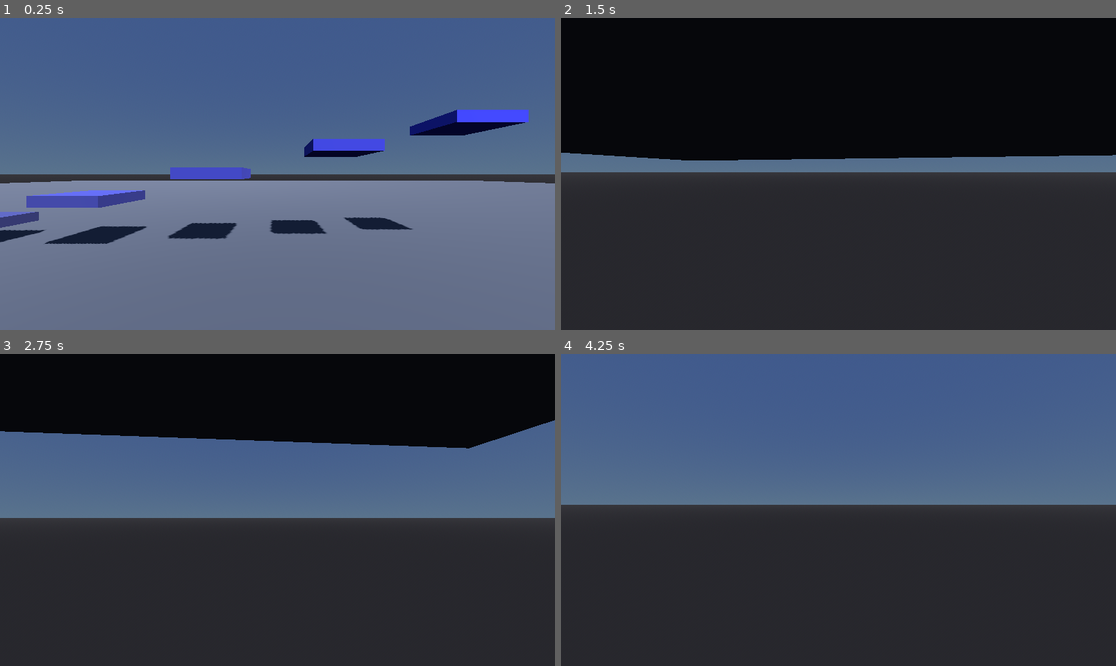
Above: before the commit, frames 1-4 (two rows, left to right).
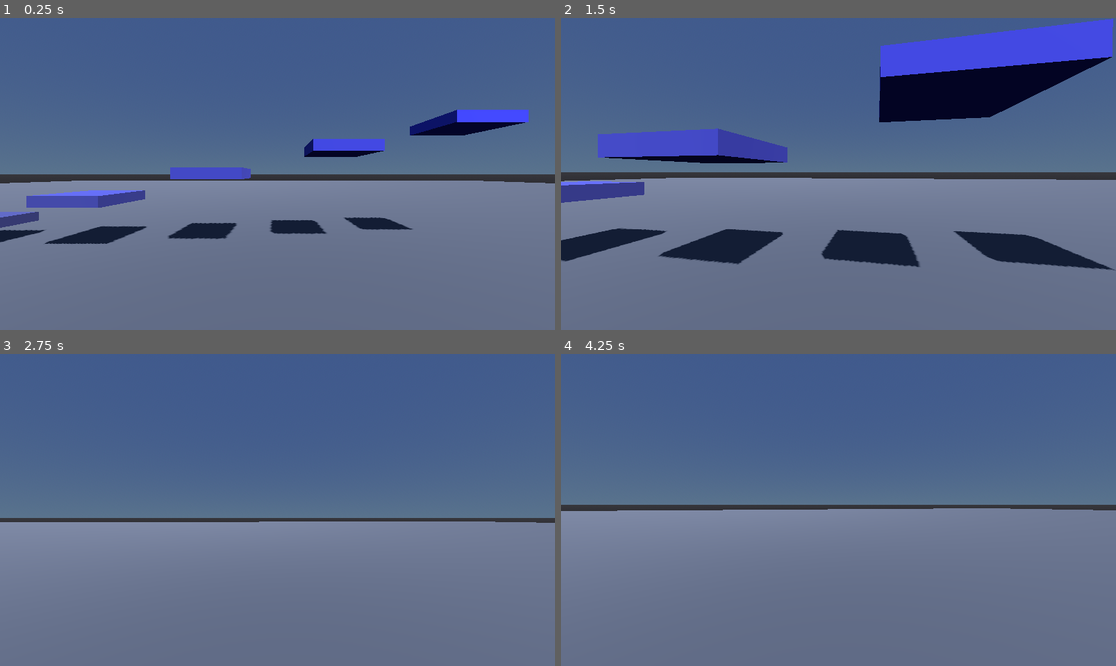
Above: after the commit, the same moments.

Repository: Player-2048/RoboShooter
Game: Godot game, scene res://scenes/test_arena.tscn
Two runs of this game, one before a commit and one after it. Both use one fixed random seed, a clock stepped at 60 frames per second and the inputs below.
Inputs (mouse positions are in pixels of both pictures, inside the frame that each line leads up to):
- Up to frame 1 (0.25 s): no input
- Up to frame 2 (1.5 s): tap Enter (ui_accept) at 0.5, 0.77 s; move the mouse to (866, 174) at 0.52 s; hold Shift (sprint) 0.53-1.28 s; hold W (move_forward) from 0.53 s (still down); move the mouse to (810, 174) at 1.27 s; tap Shift (sprint) at 1.35 s
- Up to frame 3 (2.75 s): keep holding W (move_forward); tap Enter (ui_accept) at 1.52 s; move the mouse to (288, 503) at 2.02 s; hold Shift (sprint) from 2.03 s (still down)
- Up to frame 4 (4.25 s): keep holding W (move_forward); move the mouse to (832, 516) at 2.77 s; release Shift (sprint) at 2.78 s; tap Shift (sprint) at 2.85 s; tap Enter (ui_accept) at 3.02, 3.77 s; move the mouse to (877, 513) at 3.52 s; hold Shift (sprint) from 3.53 s (still down)

The runs differ from the first frame. In frame 2, 83% of the frame differs, in the area x 0-100%, y 0-100%; in frame 3, 73%; in frame 4, 50%.

Commit message:
修复地面碰撞：CSGBox3D → StaticBody3D
场景中所有物体从 CSGBox3D 改为 StaticBody3D + CollisionShape3D + MeshInstance3D 组合，
解决了 headless 模式下 CSG 碰撞体不可靠导致玩家无限下坠的问题。

Diff:
--- a/project.godot
+++ b/project.godot
@@ -1,5 +1,10 @@
 ; Engine configuration file.
-; It's best edited using the editor UI and not directly.
+; It's best edited using the editor UI and not directly,
+; since the parameters that go here are not all obvious.
+;
+; Format:
+;   [section] ; section goes between []
+;   param=value ; assign values to parameters
 
 config_version=5
 
@@ -9,6 +14,7 @@
 config/description="A remote-controlled robot FPS game built with Godot."
 config/version="0.1.0"
 run/main_scene="res://scenes/test_arena.tscn"
+config/features=PackedStringArray("4.6")
 config/icon="res://icon.svg"
 
 [display]
@@ -56,7 +62,6 @@
 
 [physics]
 
-3d/default_gravity=9.8
 3d/run_on_separate_thread=true
 
 [rendering]
--- a/scenes/test_arena.tscn
+++ b/scenes/test_arena.tscn
@@ -17,43 +17,115 @@
 ambient_light_source = 3
 ambient_light_energy = 0.6
 
-[sub_resource type="StandardMaterial3D" id="StandardMaterial3D_4brrt"]
+[sub_resource type="BoxShape3D" id="BoxShape3D_4brrt"]
+size = Vector3(200, 1, 200)
+
+[sub_resource type="StandardMaterial3D" id="StandardMaterial3D_i8g6w"]
 albedo_color = Color(0.36, 0.36, 0.38, 1)
 
-[sub_resource type="CapsuleShape3D" id="CapsuleShape3D_i8g6w"]
-
-[sub_resource type="StandardMaterial3D" id="StandardMaterial3D_htu68"]
-albedo_color = Color(0.5, 0.35, 0.25, 1)
-
-[sub_resource type="StandardMaterial3D" id="StandardMaterial3D_gq0uu"]
-albedo_color = Color(0.5, 0.35, 0.25, 1)
+[sub_resource type="BoxMesh" id="BoxMesh_htu68"]
+size = Vector3(200, 1, 200)
+
+[sub_resource type="BoxShape3D" id="BoxShape3D_gq0uu"]
+size = Vector3(3, 3, 1)
 
 [sub_resource type="StandardMaterial3D" id="StandardMaterial3D_ica0y"]
 albedo_color = Color(0.5, 0.35, 0.25, 1)
 
-[sub_resource type="StandardMaterial3D" id="StandardMaterial3D_tgj8j"]
-albedo_color = Color(0.5, 0.35, 0.25, 1)
-
-[sub_resource type="StandardMaterial3D" id="StandardMaterial3D_trud8"]
-albedo_color = Color(0.5, 0.35, 0.25, 1)
+[sub_resource type="BoxMesh" id="BoxMesh_tgj8j"]
+size = Vector3(3, 3, 1)
+
+[sub_resource type="BoxShape3D" id="BoxShape3D_trud8"]
+size = Vector3(3, 3, 1)
 
 [sub_resource type="StandardMaterial3D" id="StandardMaterial3D_xiblw"]
+albedo_color = Color(0.5, 0.35, 0.25, 1)
+
+[sub_resource type="BoxMesh" id="BoxMesh_1wqxh"]
+size = Vector3(3, 3, 1)
+
+[sub_resource type="BoxShape3D" id="BoxShape3D_edgg4"]
+size = Vector3(3, 3, 1)
+
+[sub_resource type="StandardMaterial3D" id="StandardMaterial3D_2vrmx"]
+albedo_color = Color(0.5, 0.35, 0.25, 1)
+
+[sub_resource type="BoxMesh" id="BoxMesh_4e4ah"]
+size = Vector3(3, 3, 1)
+
+[sub_resource type="BoxShape3D" id="BoxShape3D_njxh6"]
+size = Vector3(3, 3, 1)
+
+[sub_resource type="StandardMaterial3D" id="StandardMaterial3D_qdtjc"]
+albedo_color = Color(0.5, 0.35, 0.25, 1)
+
+[sub_resource type="BoxMesh" id="BoxMesh_5fft3"]
+size = Vector3(3, 3, 1)
+
+[sub_resource type="BoxShape3D" id="BoxShape3D_n0jka"]
+size = Vector3(3, 3, 1)
+
+[sub_resource type="StandardMaterial3D" id="StandardMaterial3D_xwaqv"]
+albedo_color = Color(0.5, 0.35, 0.25, 1)
+
+[sub_resource type="BoxMesh" id="BoxMesh_omy8l"]
+size = Vector3(3, 3, 1)
+
+[sub_resource type="BoxShape3D" id="BoxShape3D_yfh16"]
+size = Vector3(5, 1, 10)
+
+[sub_resource type="StandardMaterial3D" id="StandardMaterial3D_m1sbd"]
 albedo_color = Color(0.45, 0.55, 0.45, 1)
 
-[sub_resource type="StandardMaterial3D" id="StandardMaterial3D_1wqxh"]
+[sub_resource type="BoxMesh" id="BoxMesh_imw5e"]
+size = Vector3(5, 1, 10)
+
+[sub_resource type="BoxShape3D" id="BoxShape3D_1fgoy"]
+size = Vector3(3, 0.5, 3)
+
+[sub_resource type="StandardMaterial3D" id="StandardMaterial3D_rp6b3"]
 albedo_color = Color(0.3, 0.3, 0.5, 1)
 
-[sub_resource type="StandardMaterial3D" id="StandardMaterial3D_edgg4"]
+[sub_resource type="BoxMesh" id="BoxMesh_23o81"]
+size = Vector3(3, 0.5, 3)
+
+[sub_resource type="BoxShape3D" id="BoxShape3D_krr3f"]
+size = Vector3(3, 0.5, 3)
+
+[sub_resource type="StandardMaterial3D" id="StandardMaterial3D_tkm0f"]
 albedo_color = Color(0.3, 0.3, 0.6, 1)
 
-[sub_resource type="StandardMaterial3D" id="StandardMaterial3D_2vrmx"]
+[sub_resource type="BoxMesh" id="BoxMesh_f6iex"]
+size = Vector3(3, 0.5, 3)
+
+[sub_resource type="BoxShape3D" id="BoxShape3D_8y6hl"]
+size = Vector3(3, 0.5, 3)
+
+[sub_resource type="StandardMaterial3D" id="StandardMaterial3D_2uas6"]
 albedo_color = Color(0.3, 0.3, 0.7, 1)
 
-[sub_resource type="StandardMaterial3D" id="StandardMaterial3D_4e4ah"]
+[sub_resource type="BoxMesh" id="BoxMesh_i04t0"]
+size = Vector3(3, 0.5, 3)
+
+[sub_resource type="BoxShape3D" id="BoxShape3D_5wv54"]
+size = Vector3(3, 0.5, 3)
+
+[sub_resource type="StandardMaterial3D" id="StandardMaterial3D_nvyr8"]
 albedo_color = Color(0.3, 0.3, 0.8, 1)
 
-[sub_resource type="StandardMaterial3D" id="StandardMaterial3D_njxh6"]
+[sub_resource type="BoxMesh" id="BoxMesh_07cod"]
+size = Vector3(3, 0.5, 3)
+
+[sub_resource type="BoxShape3D" id="BoxShape3D_7bhi5"]
+size = Vector3(3, 0.5, 3)
+
+[sub_resource type="StandardMaterial3D" id="StandardMaterial3D_amfjn"]
 albedo_color = Color(0.3, 0.3, 0.9, 1)
+
+[sub_resource type="BoxMesh" id="BoxMesh_62vw3"]
+size = Vector3(3, 0.5, 3)
+
+[sub_resource type="CapsuleShape3D" id="CapsuleShape3D_ke487"]
 
 [node name="TestArena" type="Node3D"]
 
@@ -65,10 +137,125 @@
 light_energy = 0.8
 shadow_enabled = true
 
-[node name="Ground" type="CSGBox3D" parent="."]
+[node name="Ground" type="StaticBody3D" parent="."]
 transform = Transform3D(1, 0, 0, 0, 1, 0, 0, 0, 1, 0, -0.5, 0)
-size = Vector3(200, 1, 200)
-material = SubResource("StandardMaterial3D_4brrt")
+
+[node name="CollisionShape3D" type="CollisionShape3D" parent="Ground"]
+shape = SubResource("BoxShape3D_4brrt")
+
+[node name="MeshInstance3D" type="MeshInstance3D" parent="Ground"]
+material_override = SubResource("StandardMaterial3D_i8g6w")
+mesh = SubResource("BoxMesh_htu68")
+
+[node name="Wall_0" type="StaticBody3D" parent="."]
+transform = Transform3D(1, 0, 0, 0, 1, 0, 0, 0, 1, 20, 1.5, 15)
+
+[node name="CollisionShape3D" type="CollisionShape3D" parent="Wall_0"]
+shape = SubResource("BoxShape3D_gq0uu")
+
+[node name="MeshInstance3D" type="MeshInstance3D" parent="Wall_0"]
+material_override = SubResource("StandardMaterial3D_ica0y")
+mesh = SubResource("BoxMesh_tgj8j")
+
+[node name="Wall_1" type="StaticBody3D" parent="."]
+transform = Transform3D(1, 0, 0, 0, 1, 0, 0, 0, 1, 23.5, 1.5, 15)
+
+[node name="CollisionShape3D" type="CollisionShape3D" parent="Wall_1"]
+shape = SubResource("BoxShape3D_trud8")
+
+[node name="MeshInstance3D" type="MeshInstance3D" parent="Wall_1"]
+material_override = SubResource("StandardMaterial3D_xiblw")
+mesh = SubResource("BoxMesh_1wqxh")
+
+[node name="Wall_2" type="StaticBody3D" parent="."]
+transform = Transform3D(1, 0, 0, 0, 1, 0, 0, 0, 1, 27, 1.5, 15)
+
+[node name="CollisionShape3D" type="CollisionShape3D" parent="Wall_2"]
+shape = SubResource("BoxShape3D_edgg4")
+
+[node name="MeshInstance3D" type="MeshInstance3D" parent="Wall_2"]
+material_override = SubResource("StandardMaterial3D_2vrmx")
+mesh = SubResource("BoxMesh_4e4ah")
+
+[node name="Wall_3" type="StaticBody3D" parent="."]
+transform = Transform3D(1, 0, 0, 0, 1, 0, 0, 0, 1, 30.5, 1.5, 15)
+
+[node name="CollisionShape3D" type="CollisionShape3D" parent="Wall_3"]
+shape = SubResource("BoxShape3D_njxh6")
+
+[node name="MeshInstance3D" type="MeshInstance3D" parent="Wall_3"]
+material_override = SubResource("StandardMaterial3D_qdtjc")
+mesh = SubResource("BoxMesh_5fft3")
+
+[node name="Wall_4" type="StaticBody3D" parent="."]
+transform = Transform3D(1, 0, 0, 0, 1, 0, 0, 0, 1, 34, 1.5, 15)
+
+[node name="CollisionShape3D" type="CollisionShape3D" parent="Wall_4"]
+shape = SubResource("BoxShape3D_n0jka")
+
+[node name="MeshInstance3D" type="MeshInstance3D" parent="Wall_4"]
+material_override = SubResource("StandardMaterial3D_xwaqv")
+mesh = SubResource("BoxMesh_omy8l")
+
+[node name="Ramp" type="StaticBody3D" parent="."]
+transform = Transform3D(1, 0, 0, 0, 0.92718387, 0.37460658, 0, -0.37460658, 0.92718387, 10, 0, 5)
+
+[node name="CollisionShape3D" type="CollisionShape3D" parent="Ramp"]
+shape = SubResource("BoxShape3D_yfh16")
+
+[node name="MeshInstance3D" type="MeshInstance3D" parent="Ramp"]
+material_override = SubResource("StandardMaterial3D_m1sbd")
+mesh = SubResource("BoxMesh_imw5e")
+
+[node name="Platform_0" type="StaticBody3D" parent="."]
+transform = Transform3D(1, 0, 0, 0, 1, 0, 0, 0, 1, -15, 1, -10)
+
+[node name="CollisionShape3D" type="CollisionShape3D" parent="Platform_0"]
+shape = SubResource("BoxShape3D_1fgoy")
+
+[node name="MeshInstance3D" type="MeshInstance3D" parent="Platform_0"]
+material_override = SubResource("StandardMaterial3D_rp6b3")
+mesh = SubResource("BoxMesh_23o81")
+
+[node name="Platform_1" type="StaticBody3D" parent="."]
+transform = Transform3D(1, 0, 0, 0, 1, 0, 0, 0, 1, -9, 2.2, -10)
+
+[node name="CollisionShape3D" type="CollisionShape3D" parent="Platform_1"]
+shape = SubResource("BoxShape3D_krr3f")
+
+[node name="MeshInstance3D" type="MeshInstance3D" parent="Platform_1"]
+material_override = SubResource("StandardMaterial3D_tkm0f")
+mesh = SubResource("BoxMesh_f6iex")
+
+[node name="Platform_2" type="StaticBody3D" parent="."]
+transform = Transform3D(1, 0, 0, 0, 1, 0, 0, 0, 1, -3, 3.4, -10)
+
+[node name="CollisionShape3D" type="CollisionShape3D" parent="Platform_2"]
+shape = SubResource("BoxShape3D_8y6hl")
+
+[node name="MeshInstance3D" type="MeshInstance3D" parent="Platform_2"]
+material_override = SubResource("StandardMaterial3D_2uas6")
+mesh = SubResource("BoxMesh_i04t0")
+
+[node name="Platform_3" type="StaticBody3D" parent="."]
+transform = Transform3D(1, 0, 0, 0, 1, 0, 0, 0, 1, 3, 4.6, -10)
+
+[node name="CollisionShape3D" type="CollisionShape3D" parent="Platform_3"]
+shape = SubResource("BoxShape3D_5wv54")
+
+[node name="MeshInstance3D" type="MeshInstance3D" parent="Platform_3"]
+material_override = SubResource("StandardMaterial3D_nvyr8")
+mesh = SubResource("BoxMesh_07cod")
+
+[node name="Platform_4" type="StaticBody3D" parent="."]
+transform = Transform3D(1, 0, 0, 0, 1, 0, 0, 0, 1, 9, 5.8, -10)
+
+[node name="CollisionShape3D" type="CollisionShape3D" parent="Platform_4"]
+shape = SubResource("BoxShape3D_7bhi5")
+
+[node name="MeshInstance3D" type="MeshInstance3D" parent="Platform_4"]
+material_override = SubResource("StandardMaterial3D_amfjn")
+mesh = SubResource("BoxMesh_62vw3")
 
 [node name="Player" type="CharacterBody3D" parent="."]
 transform = Transform3D(1, 0, 0, 0, 1, 0, 0, 0, 1, 0, 2, 0)
@@ -82,62 +269,7 @@
 
 [node name="CollisionShape3D" type="CollisionShape3D" parent="Player"]
 transform = Transform3D(1, 0, 0, 0, 1, 0, 0, 0, 1, 0, 1, 0)
-shape = SubResource("CapsuleShape3D_i8g6w")
-
-[node name="Wall_0" type="CSGBox3D" parent="."]
-transform = Transform3D(1, 0, 0, 0, 1, 0, 0, 0, 1, 20, 1.5, 15)
-size = Vector3(3, 3, 1)
-material = SubResource("StandardMaterial3D_htu68")
-
-[node name="Wall_1" type="CSGBox3D" parent="."]
-transform = Transform3D(1, 0, 0, 0, 1, 0, 0, 0, 1, 23.5, 1.5, 15)
-size = Vector3(3, 3, 1)
-material = SubResource("StandardMaterial3D_gq0uu")
-
-[node name="Wall_2" type="CSGBox3D" parent="."]
-transform = Transform3D(1, 0, 0, 0, 1, 0, 0, 0, 1, 27, 1.5, 15)
-size = Vector3(3, 3, 1)
-material = SubResource("StandardMaterial3D_ica0y")
-
-[node name="Wall_3" type="CSGBox3D" parent="."]
-transform = Transform3D(1, 0, 0, 0, 1, 0, 0, 0, 1, 30.5, 1.5, 15)
-size = Vector3(3, 3, 1)
-material = SubResource("StandardMaterial3D_tgj8j")
-
-[node name="Wall_4" type="CSGBox3D" parent="."]
-transform = Transform3D(1, 0, 0, 0, 1, 0, 0, 0, 1, 34, 1.5, 15)
-size = Vector3(3, 3, 1)
-material = SubResource("StandardMaterial3D_trud8")
-
-[node name="Ramp" type="CSGBox3D" parent="."]
-transform = Transform3D(1, 0, 0, 0, 0.92718387, 0.37460658, 0, -0.37460658, 0.92718387, 10, 0, 5)
-size = Vector3(5, 1, 10)
-material = SubResource("StandardMaterial3D_xiblw")
-
-[node name="Platform_0" type="CSGBox3D" parent="."]
-transform = Transform3D(1, 0, 0, 0, 1, 0, 0, 0, 1, -15, 1, -10)
-size = Vector3(3, 0.5, 3)
-material = SubResource("StandardMaterial3D_1wqxh")
-
-[node name="Platform_1" type="CSGBox3D" parent="."]
-transform = Transform3D(1, 0, 0, 0, 1, 0, 0, 0, 1, -9, 2.2, -10)
-size = Vector3(3, 0.5, 3)
-material = SubResource("StandardMaterial3D_edgg4")
-
-[node name="Platform_2" type="CSGBox3D" parent="."]
-transform = Transform3D(1, 0, 0, 0, 1, 0, 0, 0, 1, -3, 3.4, -10)
-size = Vector3(3, 0.5, 3)
-material = SubResource("StandardMaterial3D_2vrmx")
-
-[node name="Platform_3" type="CSGBox3D" parent="."]
-transform = Transform3D(1, 0, 0, 0, 1, 0, 0, 0, 1, 3, 4.6, -10)
-size = Vector3(3, 0.5, 3)
-material = SubResource("StandardMaterial3D_4e4ah")
-
-[node name="Platform_4" type="CSGBox3D" parent="."]
-transform = Transform3D(1, 0, 0, 0, 1, 0, 0, 0, 1, 9, 5.8, -10)
-size = Vector3(3, 0.5, 3)
-material = SubResource("StandardMaterial3D_njxh6")
+shape = SubResource("CapsuleShape3D_ke487")
 
 [node name="WeaponSpawn" type="Marker3D" parent="."]
 transform = Transform3D(1, 0, 0, 0, 1, 0, 0, 0, 1, 0, 1.5, -10)
Not shown: 1 places in scenes/test_arena.tscn that only renumber resources
